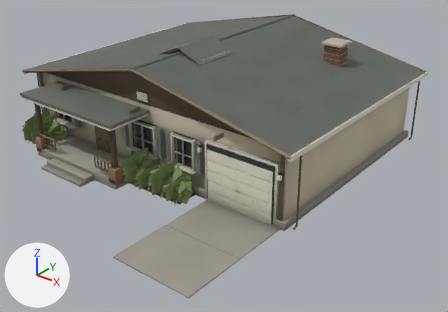
One commit to the glTF model apps/browser/public/assets/house-3.glb: the scene before it, then after it.
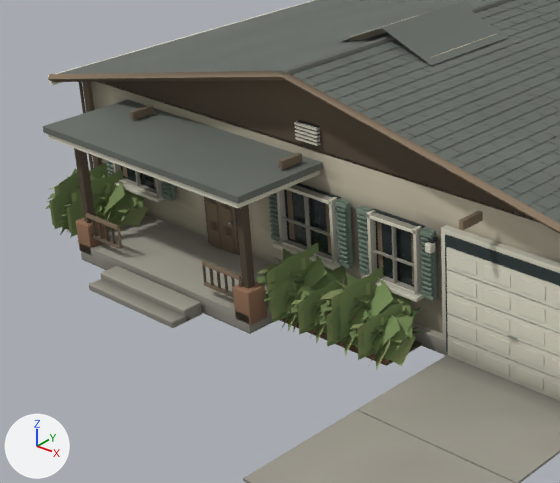
There are two pictures of each version: one whole from a 50 mm lens placed at (20.0, -25.0, 14.2), pointed at (2.0, -2.5, 0.3), one close up on the part from 0% to 58% of the width and 11% to 83% of the height. Lighting does not change. The marker at lower left points along +X, +Y and +Z. The last two pictures show the newer version. Vertices at exactly the same position are counted once.

In view in the first close-up: 'concrete', 'foliage', 'foliage-light', 'ivory', 'roof-edge', 'sage', 'shingle', 'stucco', 'terracotta', 'window-glazing', 'window-interior', 'wood' and 3 more.
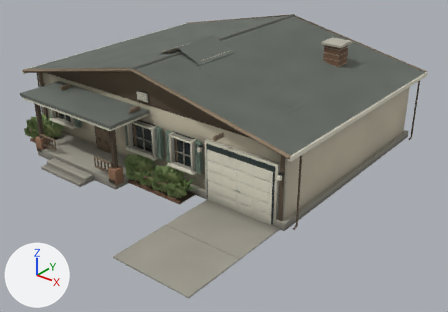
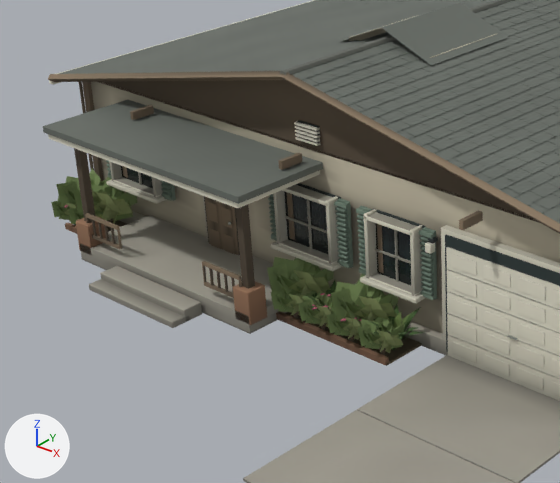
Pixel boxes (x1, y1, x2, y2) of what changed, in the close-ups (560 x 483 px; the box of a moved part takes in the faces that stretch with it):
'foliage', reshaped (11% shorter)
    before: (45, 163, 413, 367)
    after: (51, 168, 405, 349)
'foliage-light', reshaped (8% narrower, 16% shorter)
    before: (47, 176, 416, 370)
    after: (64, 190, 403, 353)
part 1 of me_cube_927, moved or reshaped
    before: (273, 185, 424, 302)
    after: (271, 185, 425, 303)
part 2 of me_cube_927, moved or reshaped
    before: (113, 163, 165, 202)
    after: (49, 0, 315, 204)
part 3 of me_leaf_card_shrub_720, deleted
    before: (49, 200, 416, 370)
part 4 of me_leaf_card_shrub_720, reshaped (mostly hidden before)
    before: (256, 256, 414, 336)
    after: (286, 270, 403, 353)
part 5 of me_leaf_card_shrub_720, moved or reshaped
    before: (47, 176, 148, 233)
    after: (64, 190, 133, 223)
part 6 of me_leaf_card_shrub_721, rebuilt (mostly hidden before)
    before: (286, 290, 295, 297)
    after: (277, 276, 302, 292)
part 7 of me_leaf_card_shrub_721, rebuilt (mostly hidden)
    before: (93, 193, 112, 208)
    after: (94, 202, 100, 214)
part 8 of me_leaf_card_shrub_721, deleted
    before: (45, 170, 413, 367)
part 9 of me_leaf_card_shrub_721, cut back
    before: (272, 282, 309, 327)
    after: (267, 257, 405, 349)
part 10 of me_leaf_card_shrub_721, cut back
    before: (48, 163, 125, 243)
    after: (51, 168, 137, 224)

Patch to the scene script:
```diff
--- a/apps/browser/public/assets/house-3.glb.py
+++ b/apps/browser/public/assets/house-3.glb.py
@@ me_cube_927 @@
 # used by ob_ivory; location = (-8.55, 0.0, 3.65)
-me_cube_927.from_pydata(...)  # 3370 vertices, 6396 faces; spans x -0.1..17.2, y -8.4..6.7, z -3.6..1.6
+me_cube_927.from_pydata(...)  # 3466 vertices, 6588 faces; spans x -0.1..17.2, y -8.4..6.7, z -3.6..1.6
+# me_cube_927 part 1: 315 vertices moved from x 7.6..11.9, y -6.5..-3.4, z -2.4..1.6 to x 7.6..11.9, y -6.5..-3.4, z -2.5..1.6; 249 vertices removed from x 7.6..11.9, y -6.5..-3.5, z -2.5..1.6; 249 vertices added at x 7.6..12.0, y -6.5..-3.4, z -2.5..1.6
+# me_cube_927 part 2: 364 vertices moved from x 0.1..3.5, y -6.5..4.5, z -2.4..-0.9 to x 0.1..3.5, y -6.5..4.5, z -2.5..-0.9; 132 vertices removed from x 0.1..3.5, y -6.5..4.5, z -2.5..-2.4; 180 vertices added at x -0.1..3.5, y -6.6..6.6, z -2.5..0.1
+# other edits to the shape of me_cube_927 do not show in these pictures
 me_cube_927.materials.append(mat_ivory)
@@ me_leaf_card_shrub_720 @@
 # used by ob_foliage_light; location = (0.0, 0.0, 0.0)
-me_leaf_card_shrub_720.from_pydata(...)  # 480 vertices, 320 faces; spans x -8.42..3.76, y -7.8..-5.9, z -0.05..1.43
+me_leaf_card_shrub_720.from_pydata(...)  # 540 vertices, 480 faces; spans x -7.48..3.62, y -7.58..-6.34, z 0.25..1.41
+# me_leaf_card_shrub_720 part 3: 42 loose pieces with 252 vertices, spanning x -7.6..3.76, y -7.8..-6.62, z 0.07..1.43, are deleted
+# me_leaf_card_shrub_720 part 4: 90 vertices removed from x -0.77..3.25, y -7.65..-5.9, z -0.05..1.43; 324 vertices added at x 0.29..3.62, y -7.58..-6.34, z 0.25..1.41
+# me_leaf_card_shrub_720 part 5: 138 vertices removed from x -8.42..-5.65, y -7.76..-5.9, z -0.05..1.43; 216 vertices added at x -7.48..-5.85, y -7.58..-6.34, z 0.25..1.41
 me_leaf_card_shrub_720.materials.append(mat_foliage_light)
@@ me_leaf_card_shrub_721 @@
 # used by ob_foliage; location = (0.0, 0.0, 0.0)
-me_leaf_card_shrub_721.from_pydata(...)  # 960 vertices, 640 faces; spans x -8.43..3.75, y -7.91..-5.73, z -0.01..1.62
+me_leaf_card_shrub_721.from_pydata(...)  # 1620 vertices, 1440 faces; spans x -8.15..3.43, y -7.72..-6.0, z 0.25..1.35
+# me_leaf_card_shrub_721 part 6: the loose piece of 6 vertices spanning x -0.05..0.82, y -7.55..-6.69, z 0.58..1.08 is rebuilt with 9 vertices and now spans x -0.09..0.66, y -7.38..-6.96, z 0.61..1.23
+# me_leaf_card_shrub_721 part 7: the loose piece of 6 vertices spanning x -6.96..-6.42, y -7.42..-6.35, z 0.21..1.19 is rebuilt with 9 vertices and now spans x -6.89..-6.45, y -7.33..-6.79, z 0.42..1.07
+# me_leaf_card_shrub_721 part 8: 120 loose pieces with 720 vertices, spanning x -8.19..3.75, y -7.91..-5.73, z -0.01..1.62, are deleted
+# me_leaf_card_shrub_721 part 9: 54 vertices removed from x -0.1..1.1, y -7.77..-6.58, z 0.09..1.04; 963 vertices added at x -0.5..3.43, y -7.72..-6.0, z 0.25..1.35
+# me_leaf_card_shrub_721 part 10: 168 vertices removed from x -8.43..-5.84, y -7.91..-5.73, z -0.01..1.62; 630 vertices added at x -8.15..-6.14, y -7.72..-6.0, z 0.25..1.35
+# other edits to the shape of me_leaf_card_shrub_721 do not show in these pictures
 me_leaf_card_shrub_721.materials.append(mat_foliage)
```
